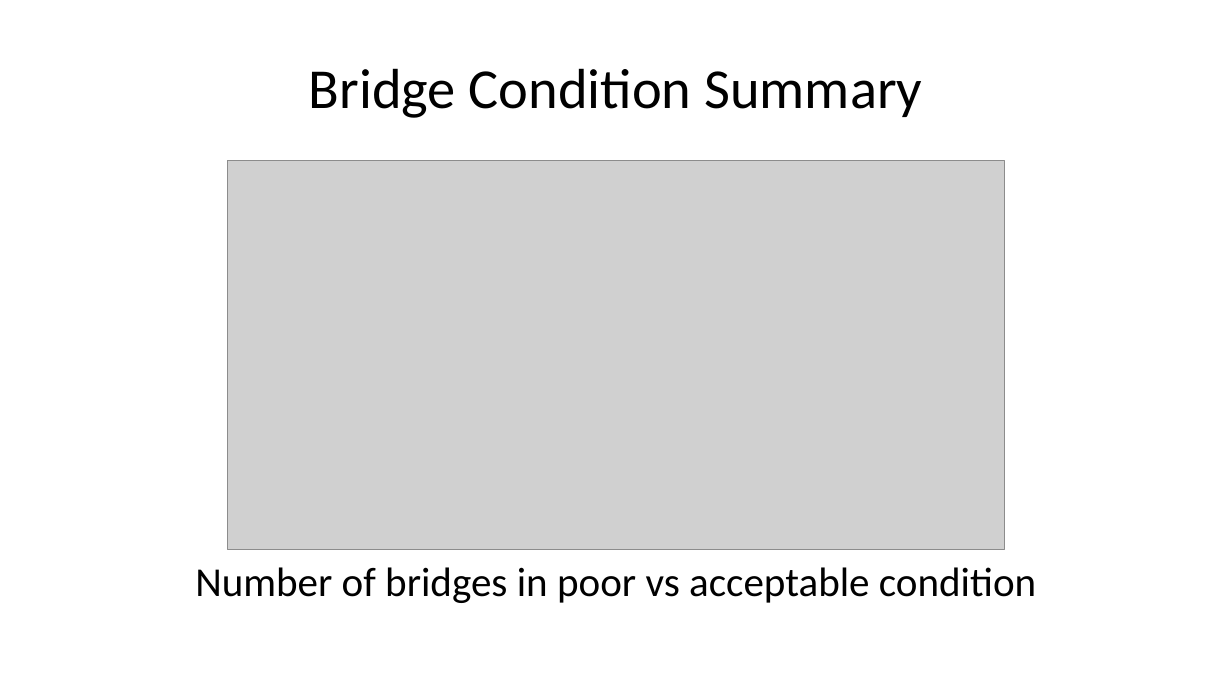
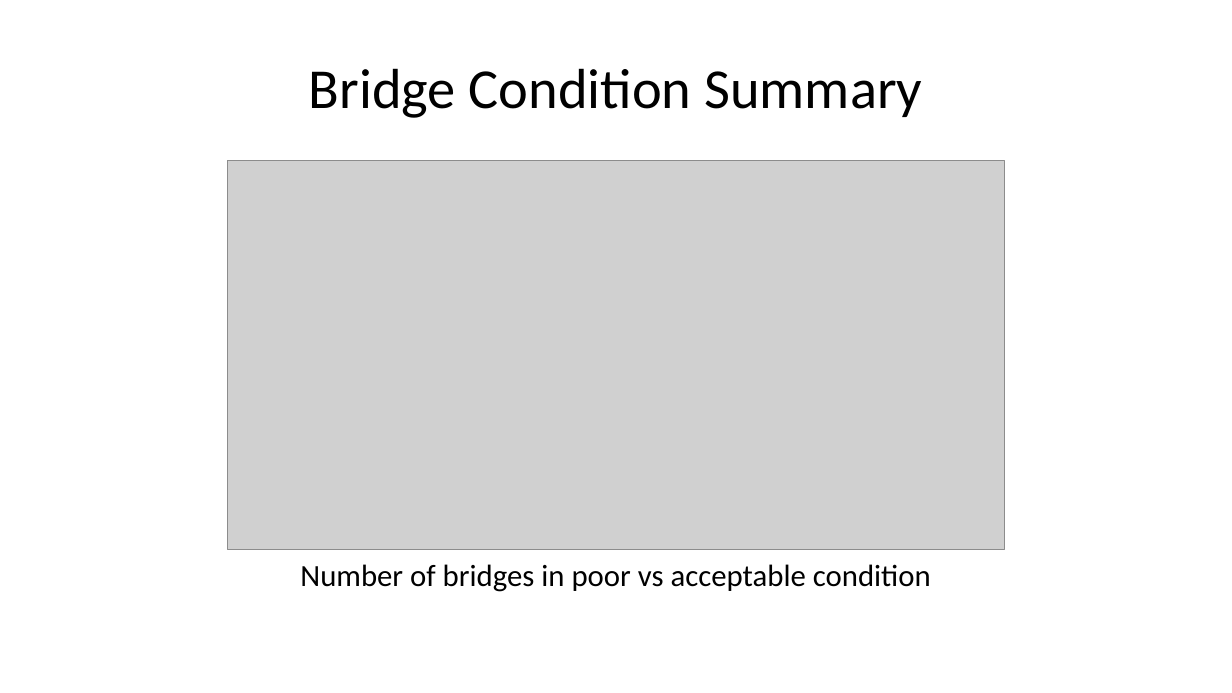
Before and after one commit to unl-statistics/business-report-MRB2429, a slide deck: slide 14 of docs/slides.pptx (slide 13 before the commit). Drawn at 1232x693 pixels with LibreOffice and Linux fonts; fonts in the diff are those of the drawing; grey boxes stand for pictures. Boxes give left, top, right and bottom in pixels: in the first picture for what was removed or moved away, otherwise in the second. Text is boxed around its words. In the diff, an @@ line names an element or a change of style, - is before the commit and + after.

```diff
--- a/docs/slides.pptx
+++ b/docs/slides.pptx
@@ text "Number of bridges in poor ..." at bbox=[300, 564, 931, 592]: size 24 to 18 pt; less space between paragraphs @@
```
Also in this commit, not shown: 7 other slides changed, 1 slide added, 10 other files.
